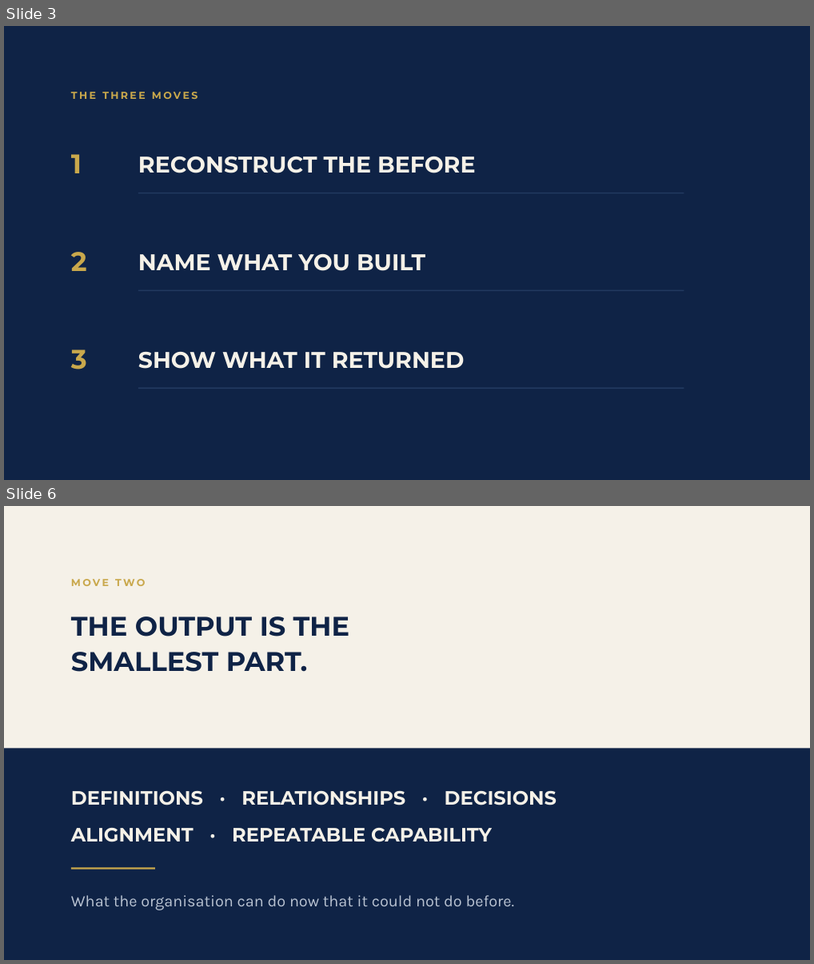
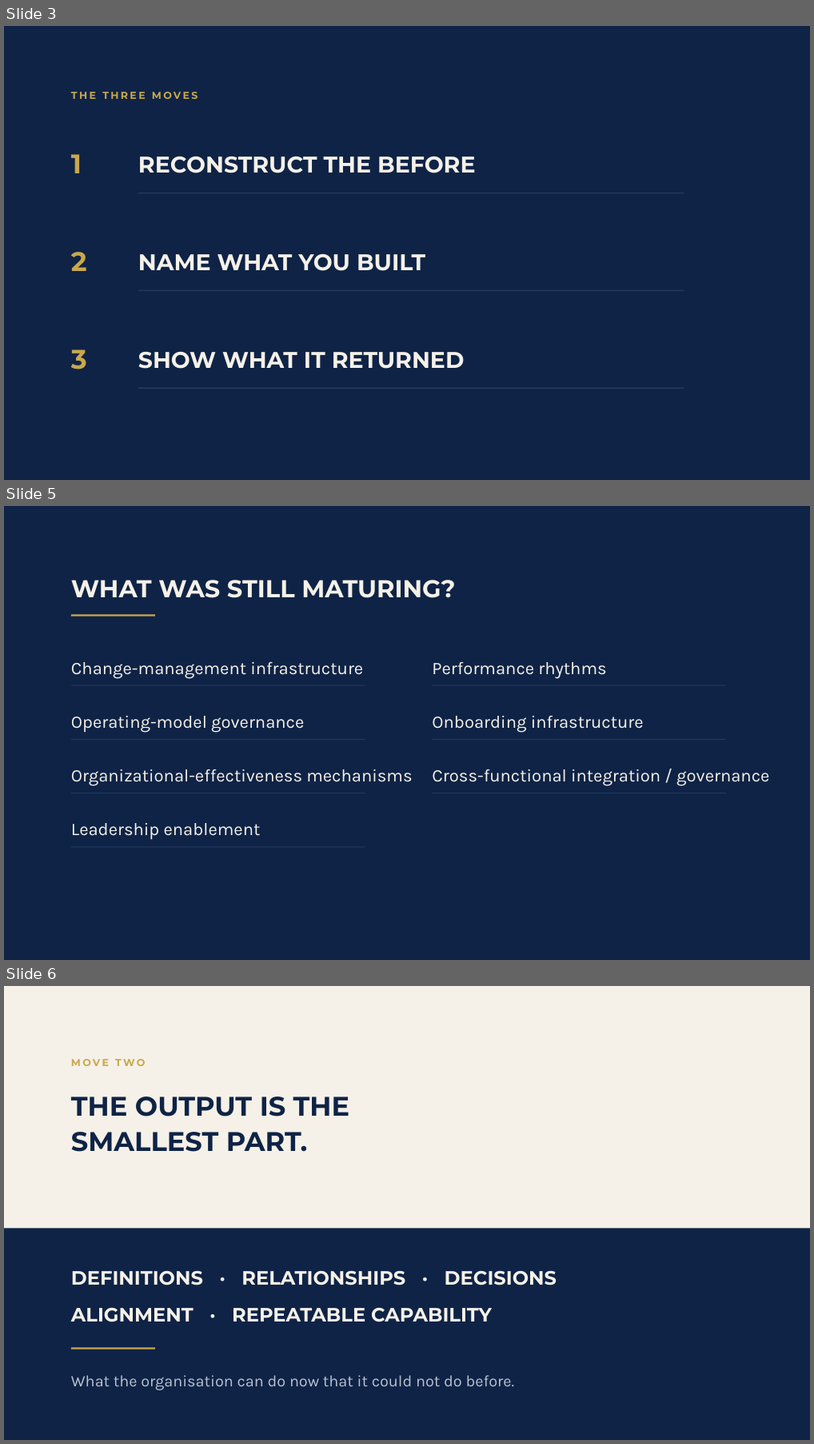
Before and after one commit to temidanielle/temidayoafonja-site, a slide deck: deliverables/video-7-slides/out/Video_7_Main_Slides.pptx. Shown one above the other, each under a label of ours: slides 3 and 6 before the commit, slides 3, 5 and 6 after it; the slides between them are not shown. The pictures are 814x964 and 814x1444 pixels, drawn with LibreOffice and Linux fonts; fonts in the diff are those of the drawing. Boxes give left, top, right and bottom in pixels: in the first picture for what was removed or moved away, otherwise in the second. Text is boxed around its words. In the diff, an @@ line names an element or a change of style, - is before the commit and + after.

```diff
--- a/deliverables/video-7-slides/out/Video_7_Main_Slides.pptx
+++ b/deliverables/video-7-slides/out/Video_7_Main_Slides.pptx
@@ slide 5 added at [4,506,810,960], background #0F2346 @@
@@ text added at [71,580,455,598], 29 pt, text #F5F1E8, bold @@
+WHAT WAS STILL MATURING?
@@ rectangle added at [71,614,155,616], fill #C9A84C @@
@@ text added at [71,662,363,679], 21 pt, text #F5F1E8 @@
+Change-management infrastructure
@@ text added at [432,662,606,679], 21 pt, text #F5F1E8 @@
+Performance rhythms
@@ rectangle added at [71,685,365,686], fill #223A60 @@
@@ rectangle added at [432,685,726,686], fill #223A60 @@
@@ text added at [71,716,304,732], 21 pt, text #F5F1E8 @@
+Operating-model governance
@@ text added at [432,716,644,732], 21 pt, text #F5F1E8 @@
+Onboarding infrastructure
@@ rectangle added at [71,739,365,740], fill #223A60 @@
@@ rectangle added at [432,739,726,740], fill #223A60 @@
@@ text added at [71,769,412,786], 21 pt, text #F5F1E8 @@
+Organizational-effectiveness mechanisms
@@ text added at [432,769,770,786], 21 pt, text #F5F1E8 @@
+Cross-functional integration / governance
@@ rectangle added at [71,792,365,793], fill #223A60 @@
@@ rectangle added at [432,792,726,793], fill #223A60 @@
@@ text added at [71,823,261,840], 21 pt, text #F5F1E8 @@
+Leadership enablement
@@ rectangle added at [71,846,365,847], fill #223A60 @@
```
Also in this commit, not shown: 2 slides changed, 1 other slide added, 2 slides removed, 26 other files.
